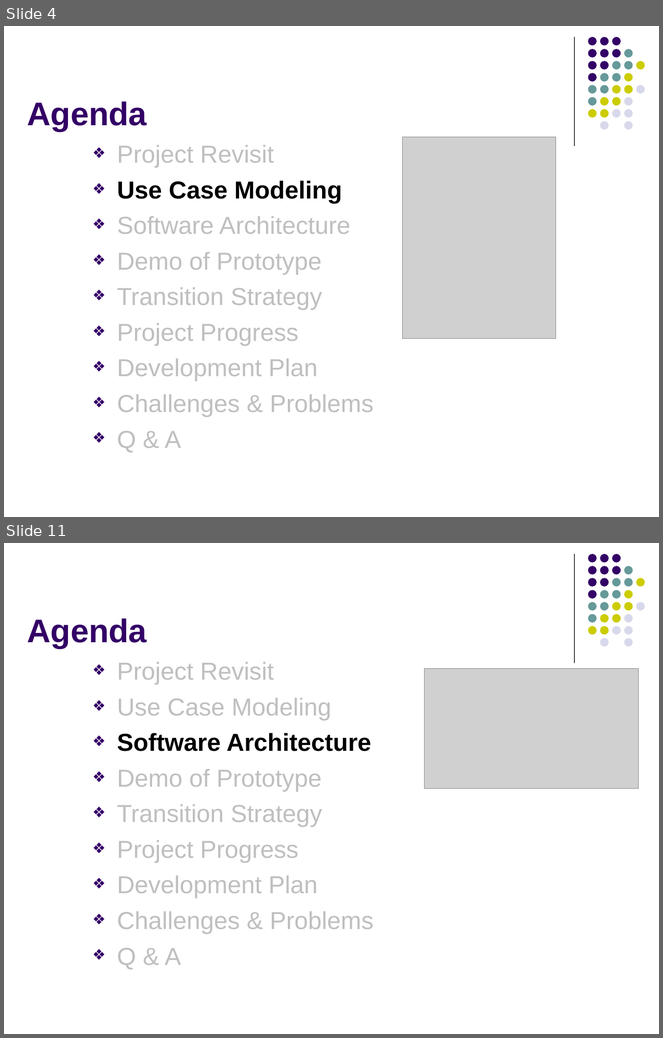
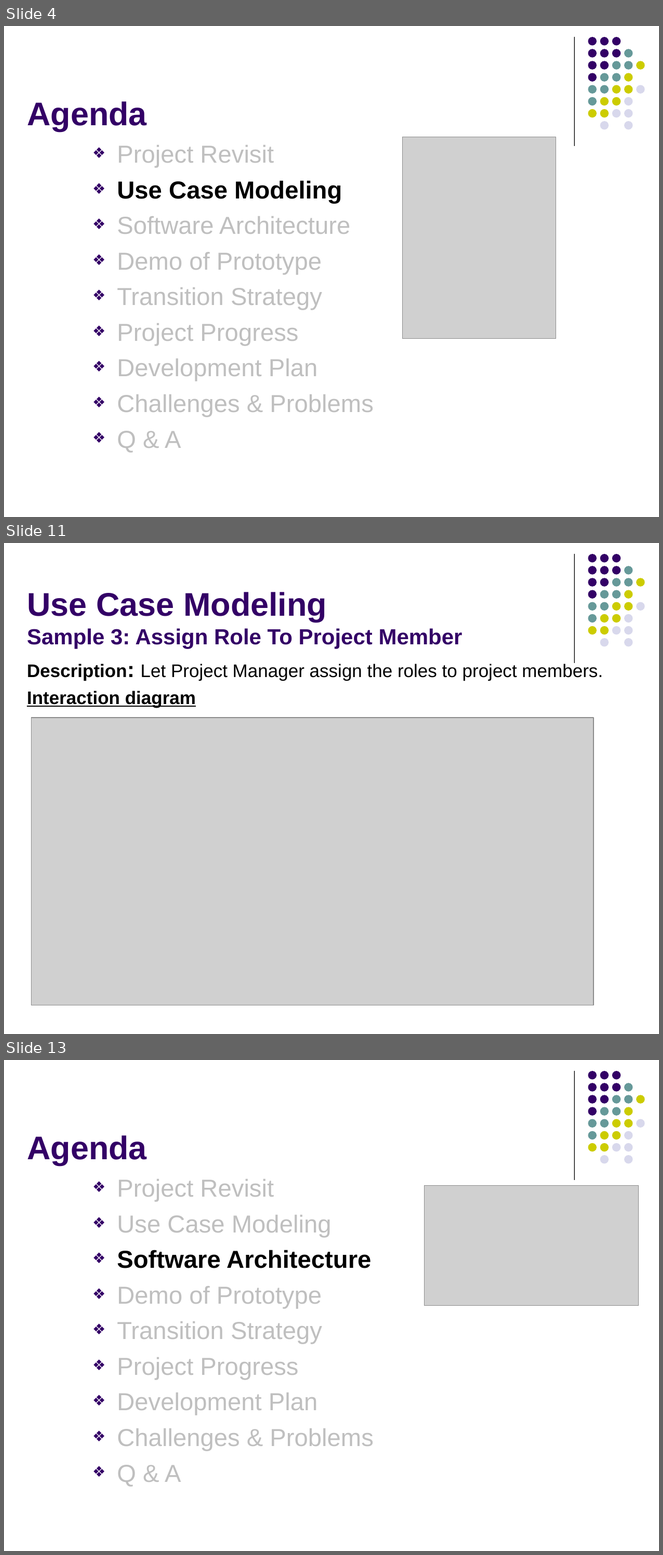
Before and after one commit to imireasa/mtech-se18-t08s, a slide deck: docs/W-9 Working Document/W-9.3 Presentation Slides/Phase 2/Submission/vms_presentation_2_v1.0.pptx. Shown one above the other, each under a label of ours: slides 4 and 11 before the commit, slides 4, 11 and 13 after it; the slides between them are not shown. The pictures are 663x1038 and 663x1555 pixels, drawn with LibreOffice and Linux fonts; fonts in the diff are those of the drawing; grey boxes stand for pictures. Boxes give left, top, right and bottom in pixels: in the first picture for what was removed or moved away, otherwise in the second. Text is boxed around its words. In the diff, an @@ line names an element or a change of style, - is before the commit and + after.

```diff
--- a/docs/W-9 Working Document/W-9.3 Presentation Slides/Phase 2/Submission/vms_presentation_2_v1.0.pptx
+++ b/docs/W-9 Working Document/W-9.3 Presentation Slides/Phase 2/Submission/vms_presentation_2_v1.0.pptx
@@ slide 11 added at <box>4,543,659,1034</box>, background #FFFFFF; not listed: 32 template elements that a slide beside it also shows @@
@@ title added at <box>27,592,463,649</box>, 24 pt, text #330066, bold @@
+Use Case Modeling
+Sample 3: Assign Role To Project Member
@@ text added at <box>27,663,603,708</box>, 20 pt, text #000000 @@
+Description: Let Project Manager assign the roles to project members.
+Interaction diagram
@@ picture added at <box>32,718,594,1006</box> @@
@@ what was slide 11 is now slide 13 @@
```
Also in this commit, not shown: 5 slides changed, 2 other slides added, 1 slide removed.
